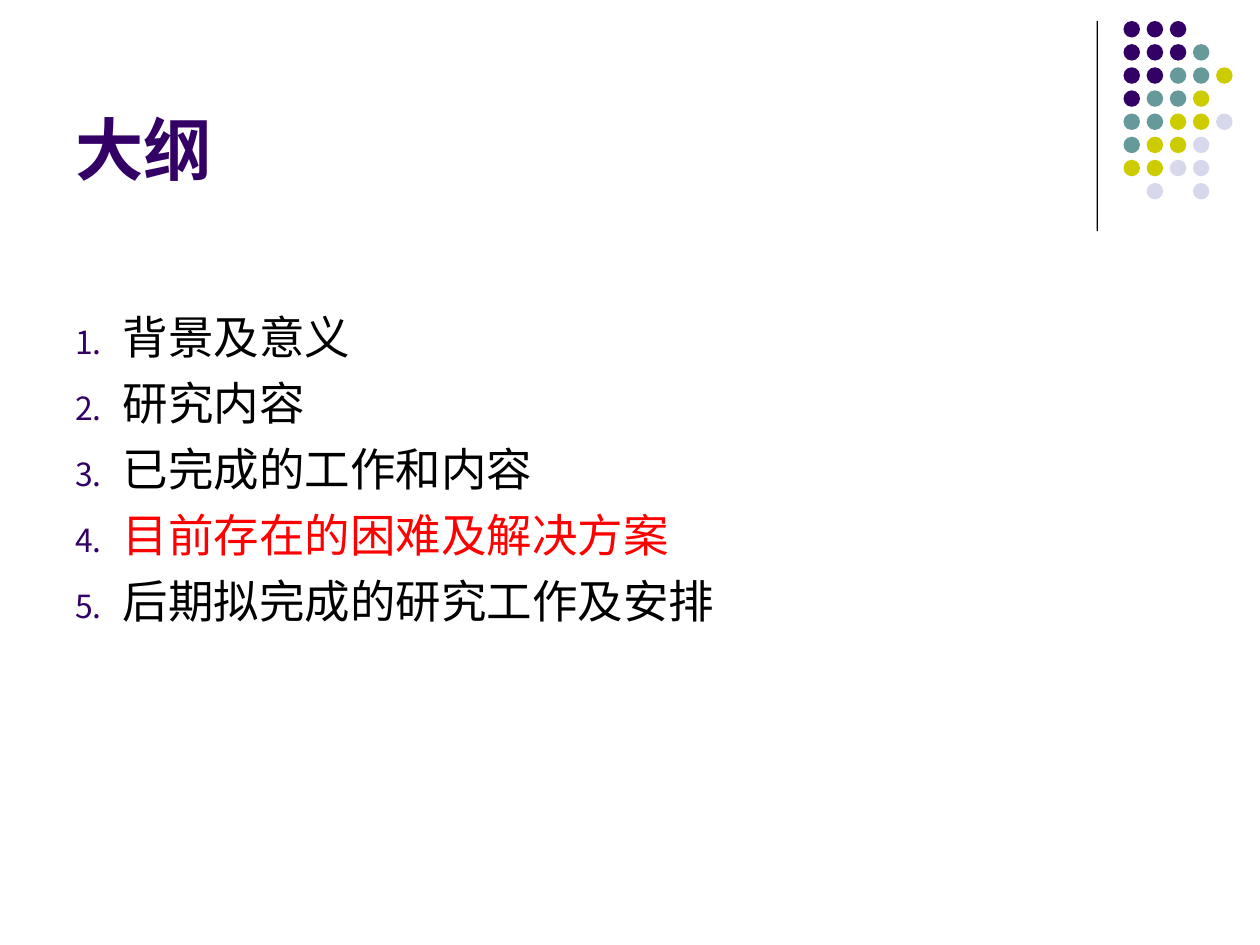
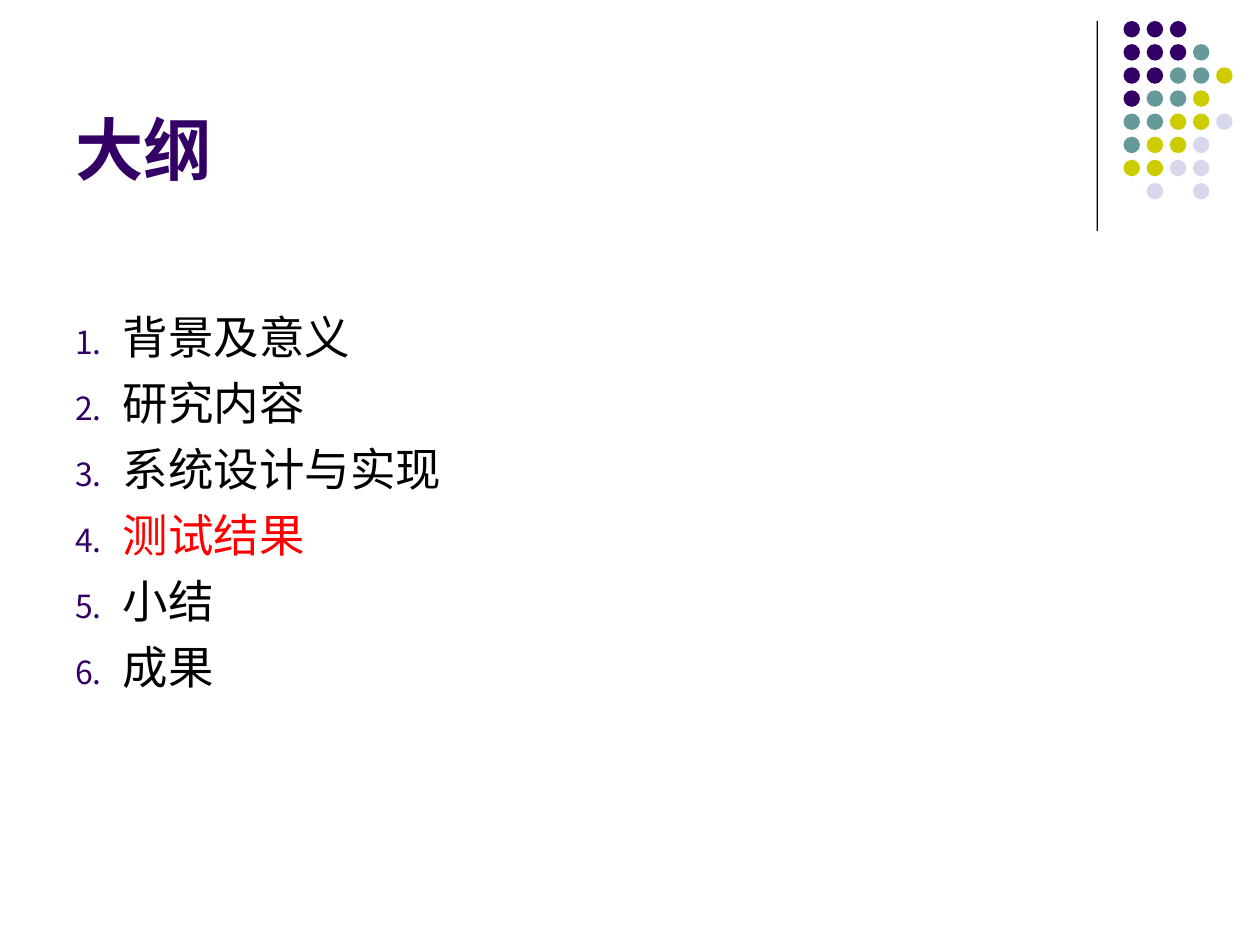
Before and after one commit to gitDangerSnake/dalunwen, a slide deck: slide 22 of graph.ppt (slide 13 before the commit). Drawn at 1260x945 pixels with LibreOffice and Linux fonts; fonts in the diff are those of the drawing. Boxes give left, top, right and bottom in pixels: in the first picture for what was removed or moved away, otherwise in the second. Text is boxed around its words. In the diff, an @@ line names an element or a change of style, - is before the commit and + after.

```diff
--- a/graph.ppt
+++ b/graph.ppt
@@ text at <box>123,447,442,688</box>: text changed @@
-3. 已完成的工作和内容
-4. 目前存在的困难及解决方案
-5. 后期拟完成的研究工作及安排
+3. 系统设计与实现
+4. 测试结果
+5. 小结
+6. 成果
```
Also in this commit, not shown: 4 other slides changed, 18 slides added, 9 slides removed, 10 other files.
